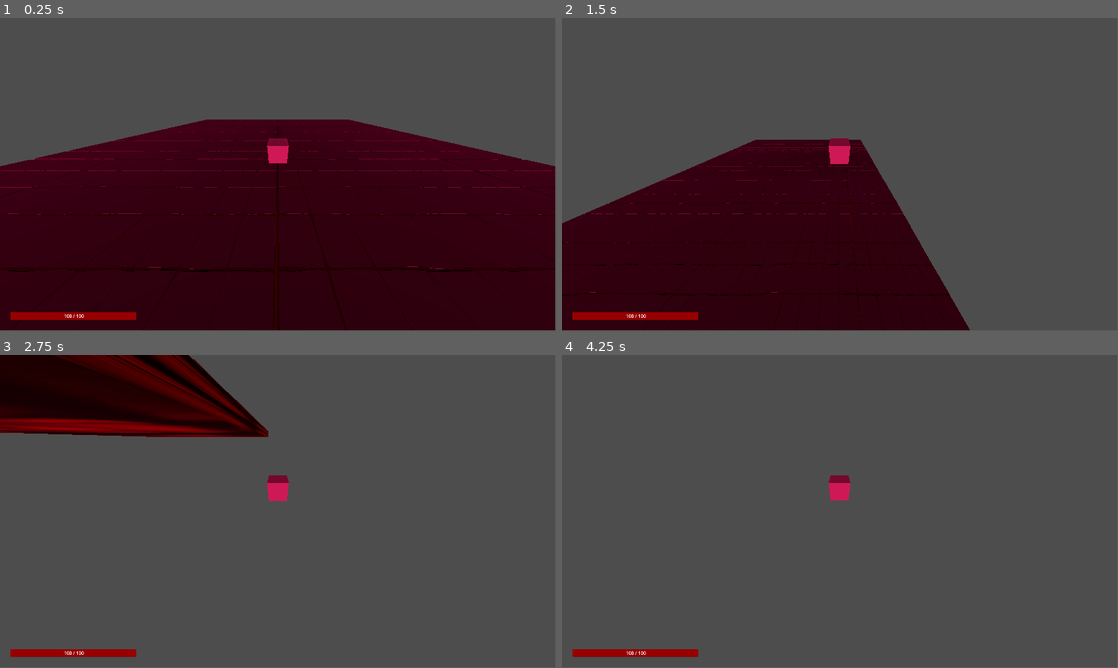
Above: before the commit, frames 1-4 (two rows, left to right).
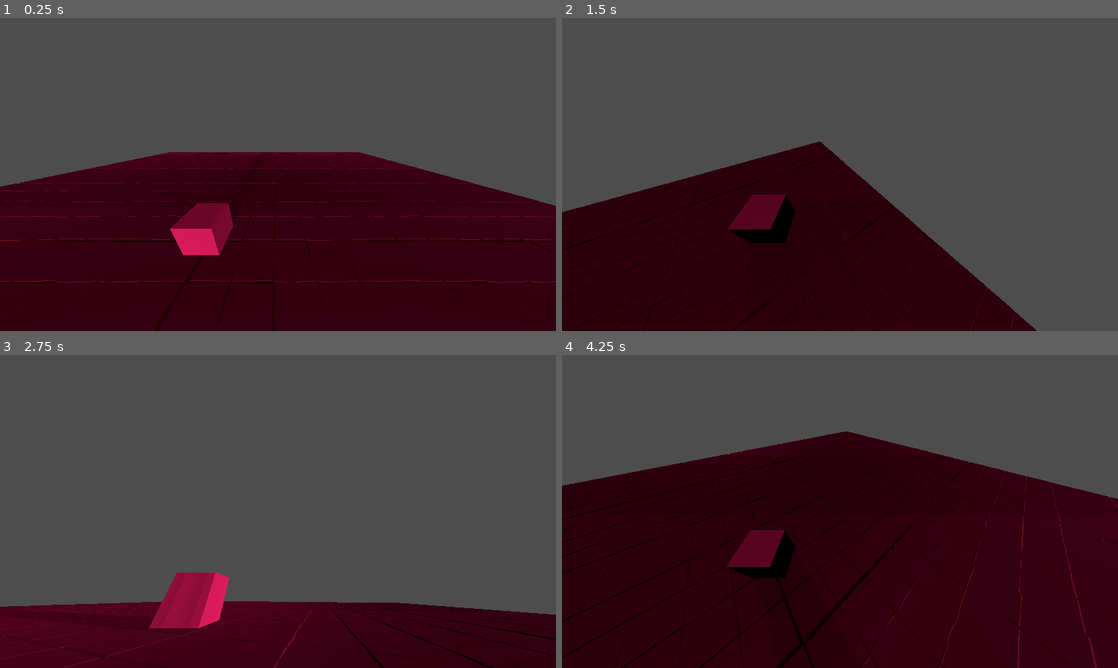
Above: after the commit, the same moments.

Repository: towameister/Game-Jam-2024
Game: Godot game, scene res://Scenes/main.tscn
The game is run twice, just before and just after one commit, with the same random seed, the same clock (stepped at 60 frames per second) and the same inputs.
Inputs (mouse positions are in pixels of both pictures, inside the frame that each line leads up to):
- Up to frame 1 (0.25 s): no input
- Up to frame 2 (1.5 s): tap Enter at 0.5 s; move the mouse to (962, 158) at 0.52 s; hold D (move_right) 0.53-1.28 s; tap Space (jump) at 0.77 s; move the mouse to (728, 190) at 1.27 s; hold S (move_back) from 1.28 s (still down)
- Up to frame 3 (2.75 s): tap Space (jump) at 1.52 s; move the mouse to (333, 442) at 2.02 s; release S (move_back) at 2.03 s; hold D (move_right) from 2.03 s (still down)
- Up to frame 4 (4.25 s): move the mouse to (812, 574) at 2.77 s; release D (move_right) at 2.78 s; hold W (move_forward) 2.78-3.53 s; tap Space (jump) at 3.02, 3.77 s; move the mouse to (1006, 558) at 3.52 s; hold A (move_left) from 3.53 s (still down)
In our replay, the window is 799x449 before the commit and 800x450 after it. These sizes can differ from the game's own. Grey fills any space a smaller window leaves; there, only what the larger window draws over its background counts as a difference.

The runs differ from the first frame. In frame 1, 14% of the frame differs, in the area x 0-100%, y 0-100%; in frame 2, 7.5%; in frame 3, 32%; in frame 4, 66%, in the area x 0-100%, y 24-100%.

Commit message:
fixed camera + movement, mouse captured on startup

Diff:
--- /dev/null
+++ b/Scenes/main.gd
@@ -0,0 +1,10 @@
+extends Node
+
+
+# Called when the node enters the scene tree for the first time.
+func _ready():
+	Input.set_mouse_mode(Input.MOUSE_MODE_CAPTURED)
+
+# Called every frame. 'delta' is the elapsed time since the previous frame.
+func _process(delta: float) -> void:
+	pass
--- a/Scenes/main.tscn
+++ b/Scenes/main.tscn
@@ -1,8 +1,9 @@
-[gd_scene load_steps=8 format=3 uid="uid://dhpi22irethqu"]
+[gd_scene load_steps=9 format=3 uid="uid://dhpi22irethqu"]
 
 [ext_resource type="PackedScene" uid="uid://b0fb307swncet" path="res://Scenes/Player.tscn" id="1_8ce3d"]
+[ext_resource type="Script" path="res://Scenes/main.gd" id="1_42od2"]
 [ext_resource type="Texture2D" uid="uid://cyjvxnsoiop8o" path="res://Assets/Hai.png" id="1_kk0f6"]
-[ext_resource type="PackedScene" uid="uid://6nptgnykgej6" path="res://Scenes/UI.tscn" id="2_yn0ed"]
+[ext_resource type="PackedScene" path="res://Scenes/UI.tscn" id="2_yn0ed"]
 [ext_resource type="PackedScene" uid="uid://kugqgrlaicjl" path="res://Scenes/Environment/tile_set.tscn" id="4_ucwe6"]
 
 [sub_resource type="BoxShape3D" id="BoxShape3D_1dwso"]
@@ -21,6 +22,7 @@
 size = Vector3(60, 2, 60)
 
 [node name="Main" type="Node"]
+script = ExtResource("1_42od2")
 
 [node name="Ground" type="StaticBody3D" parent="."]
 transform = Transform3D(1, 0, 0, 0, 1, 0, 0, 0, 1, 0, -2, 0)
@@ -49,14 +51,13 @@
 sky_mode = 1
 
 [node name="Player" parent="." instance=ExtResource("1_8ce3d")]
-transform = Transform3D(1, 0, 0, 0, 1, 0, 0, 0, 1, 0, 0.2836, 0)
 
 [node name="CameraPivot" type="Marker3D" parent="Player"]
-transform = Transform3D(1, 0, 0, 0, 0.707107, 0.707107, 0, -0.707107, 0.707107, 0, -0.2836, 0)
+transform = Transform3D(1, 0, 0, 0, 0.707107, 0.707107, 0, -0.707107, 0.707107, 0.929081, 1.56187, 1.45505)
 
 [node name="Camera3D" type="Camera3D" parent="Player/CameraPivot"]
-transform = Transform3D(1, 0, 0, 0, 1, 0, 0, 0, 1, -0.00547791, -1.67642, 8.77239)
-fov = 131.297
+transform = Transform3D(1, 0, 0, 0, 0.921022, -0.389509, 0, 0.389509, 0.921022, 3.31646, 0.991443, 5.85981)
+fov = 110.0
 
 [node name="Ui" parent="." instance=ExtResource("2_yn0ed")]
 
--- a/Scenes/player.gd
+++ b/Scenes/player.gd
@@ -5,30 +5,32 @@
 
 # Downward acceleration when in the air, in meters per second squared
 @export var fall_acceleration = 75
-
+@export var mouse_delta = Vector2()
+@export var sens = 0.01
 @export var jump_impulse = 40
+@onready var camera_pivot = $CameraPivot
+@export var rot_x = 0
+@export var rot_y = 0
 
 var target_velocity = Vector3.ZERO
 
 func _physics_process(delta):
-	var direction = Vector3.ZERO
-
+	var input = Vector3()
 	if Input.is_action_pressed("move_right"):
-		direction.x += 1
+		input.x += 1
 	if Input.is_action_pressed("move_left"):
-		direction.x -= 1
+		input.x -= 1
 	if Input.is_action_pressed("move_back"):
-		direction.z += 1
+		input.z += 1
 	if Input.is_action_pressed("move_forward"):
-		direction.z -= 1
+		input.z -= 1
 
 	if is_on_floor() and Input.is_action_pressed("jump"):
 		target_velocity.y = jump_impulse
-
-	if direction != Vector3.ZERO:
-		direction = direction.normalized()
-		$Pivot.basis = Basis.looking_at(direction)
-
+	var direction = Vector3()
+	if input != Vector3.ZERO:
+		input = input.normalized()
+		direction = (transform.basis.z * input.z + transform.basis.x * input.x)	 #how
 	target_velocity.x = direction.x * speed
 	target_velocity.z = direction.z * speed
 
@@ -37,3 +39,13 @@
 
 	velocity = target_velocity
 	move_and_slide()
+
+func _input(event: InputEvent) -> void:
+	if event is InputEventMouseMotion:
+		mouse_delta = event.relative
+		rotate_y(-event.relative.x * sens)
+		camera_pivot.rotate_x(-event.relative.y * sens)
+		camera_pivot.rotation.x = clamp(camera_pivot.rotation.x, deg_to_rad(-90), deg_to_rad(15))
+
+func _process(delta) -> void:
+	pass
--- a/project.godot
+++ b/project.godot
@@ -17,8 +17,8 @@
 
 [display]
 
-window/size/viewport_width=1920
-window/size/viewport_height=1080
+window/size/viewport_width=1280
+window/size/viewport_height=720
 
 [editor]
 
